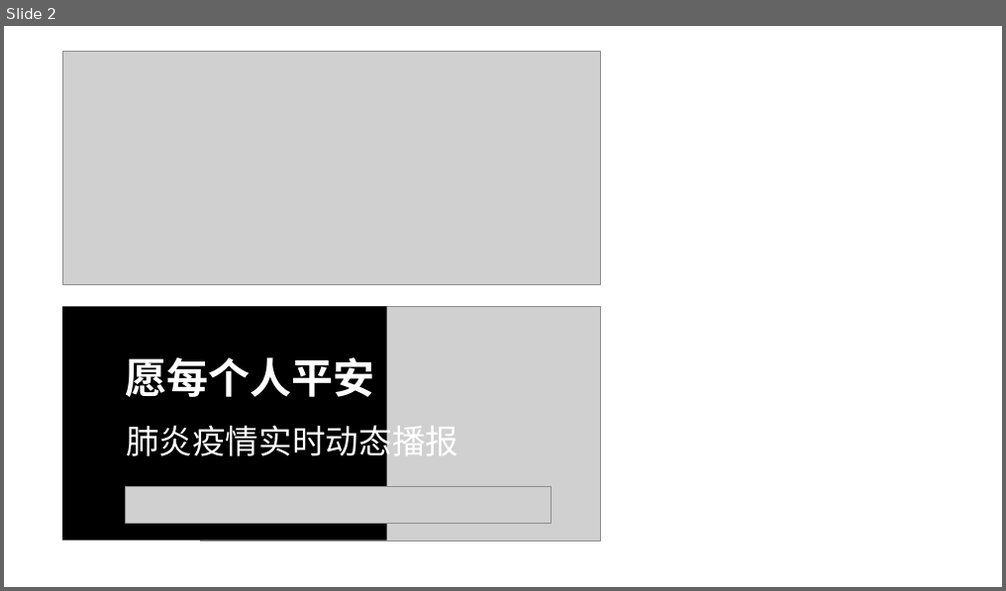
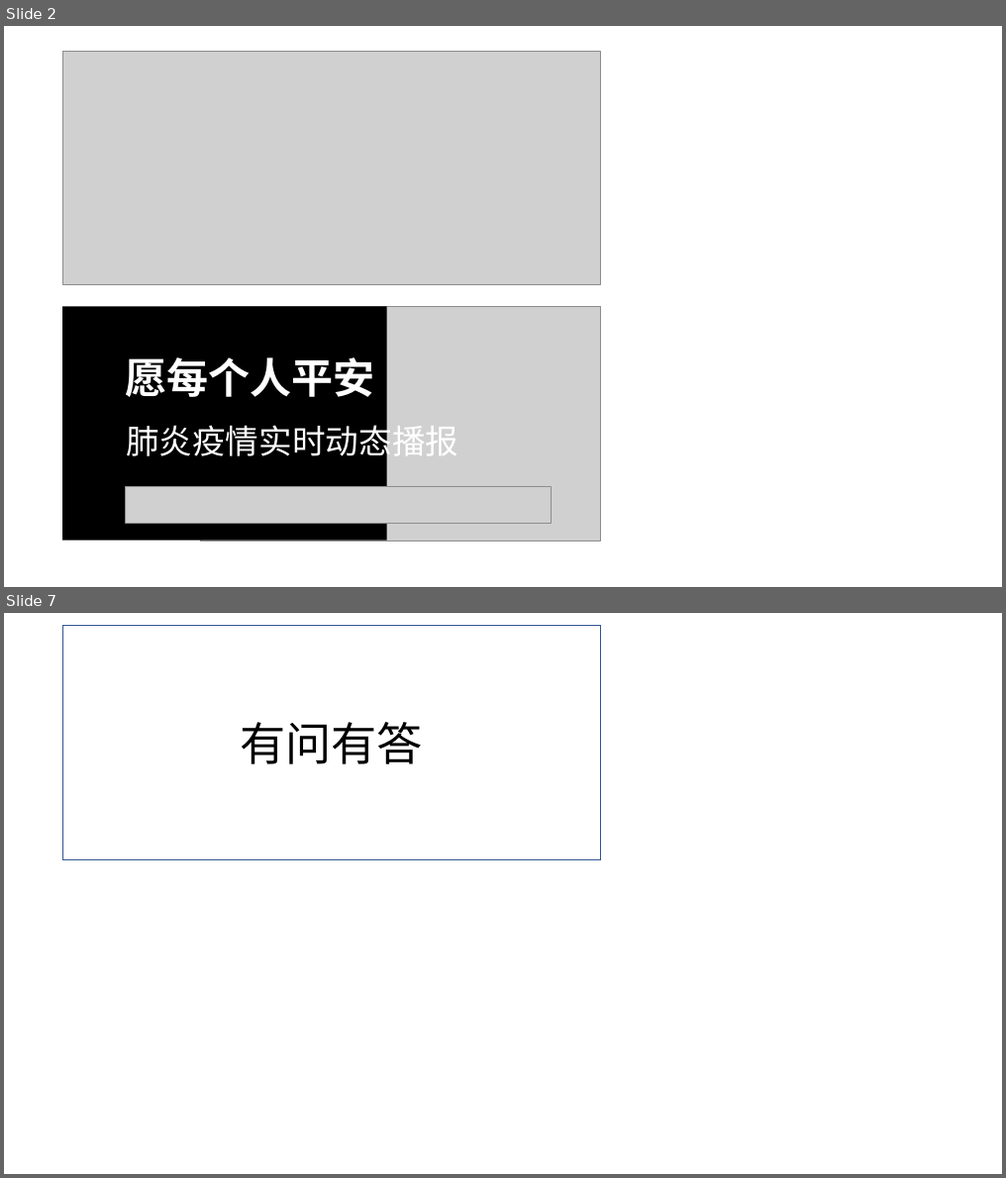
Before and after one commit to WuhanWin/WuhanWin, a slide deck: themes/simplebootx/Public/images/ncov/图片制作.pptx. Shown one above the other, each under a label of ours: slide 2 before the commit, slides 2 and 7 after it; the slides between them are not shown. The pictures are 1006x591 and 1006x1178 pixels, drawn with LibreOffice and Linux fonts; fonts in the diff are those of the drawing; grey boxes stand for pictures. Boxes give left, top, right and bottom in pixels: in the first picture for what was removed or moved away, otherwise in the second. Text is boxed around its words. In the diff, an @@ line names an element or a change of style, - is before the commit and + after.

```diff
--- a/themes/simplebootx/Public/images/ncov/图片制作.pptx
+++ b/themes/simplebootx/Public/images/ncov/图片制作.pptx
@@ slide 7 added at [4,613,1002,1174], background #FFFFFF @@
@@ rectangle added at [62,626,600,861], fill #FFFFFF, outline #325491 1 pt, 44 pt, text #000000 @@
+有问有答
```
Also in this commit, not shown: 4 other slides added, 16 other files.
